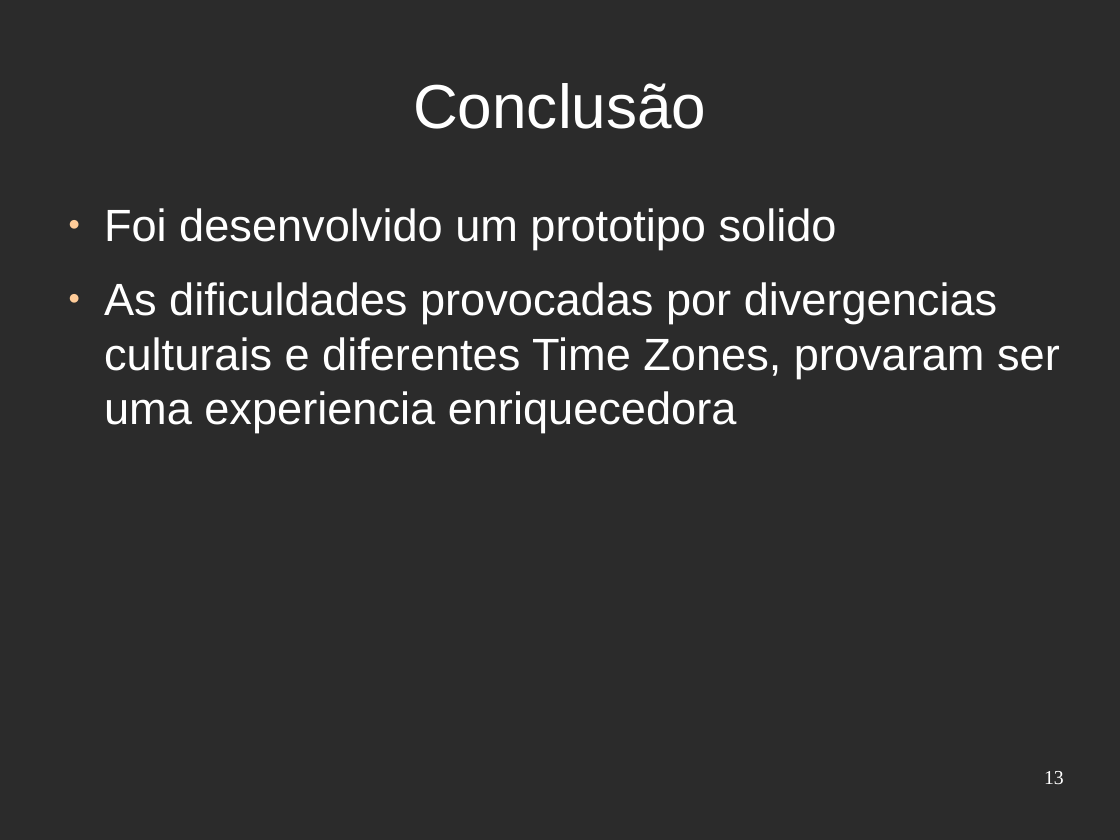
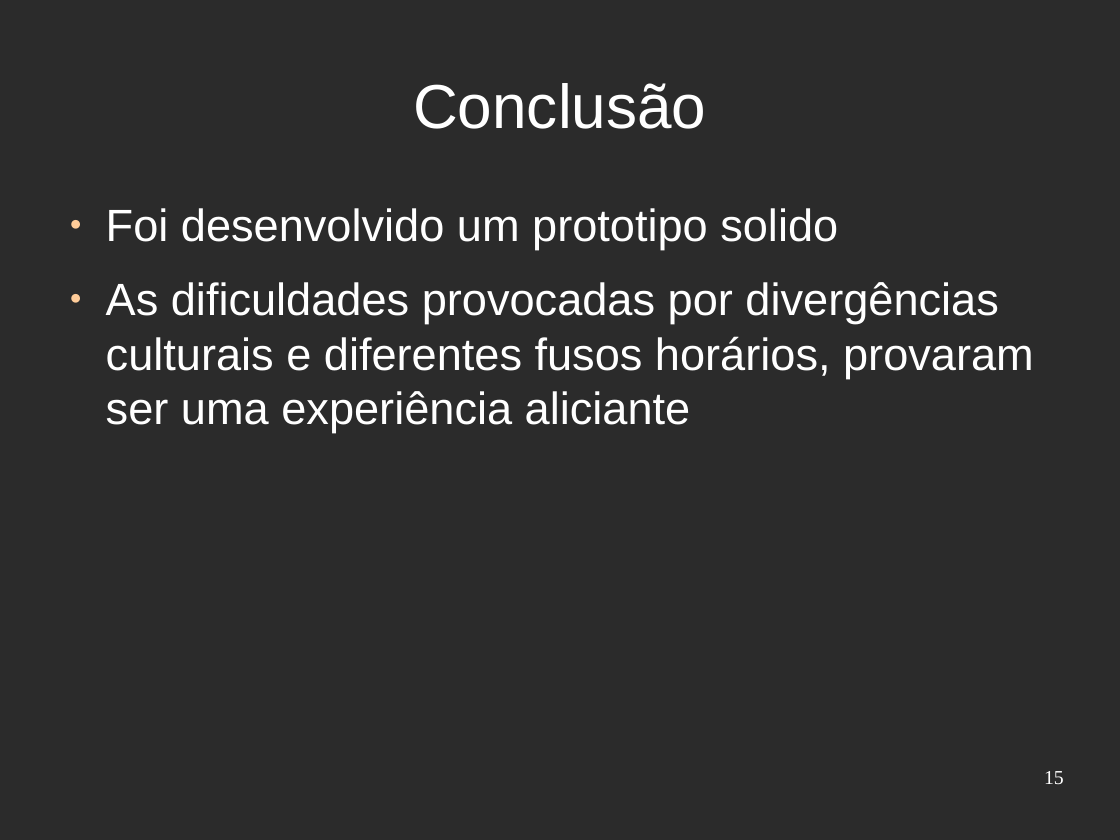
Before and after one commit to djjorjinho/mutworange_2011, a slide deck: slide 15 of documents/presentation/apresentacao_portugal.odp (slide 13 before the commit). Drawn at 1120x840 pixels with LibreOffice and Linux fonts; fonts in the diff are those of the drawing; background and template pictures are left out; a plain dark background stands for a picture behind light text. Boxes give left, top, right and bottom in pixels: in the first picture for what was removed or moved away, otherwise in the second. Text is boxed around its words. In the diff, an @@ line names an element or a change of style, - is before the commit and + after.

Commit message:
update

```diff
--- a/documents/presentation/apresentacao_portugal.odp
+++ b/documents/presentation/apresentacao_portugal.odp
@@ text at <box>106,282,1034,432</box>: text changed @@
-● As dificuldades provocadas por divergencias culturais e diferentes Time Zones, provaram ser uma experiencia enriquecedora
+● As dificuldades provocadas por divergências culturais e diferentes fusos horários, provaram ser uma experiência aliciante
@@ page number at <box>1044,771,1064,784</box>: text changed @@
-13
+15
```
Also in this commit, not shown: 3 other slides changed, 3 slides added, 1 slide removed.
